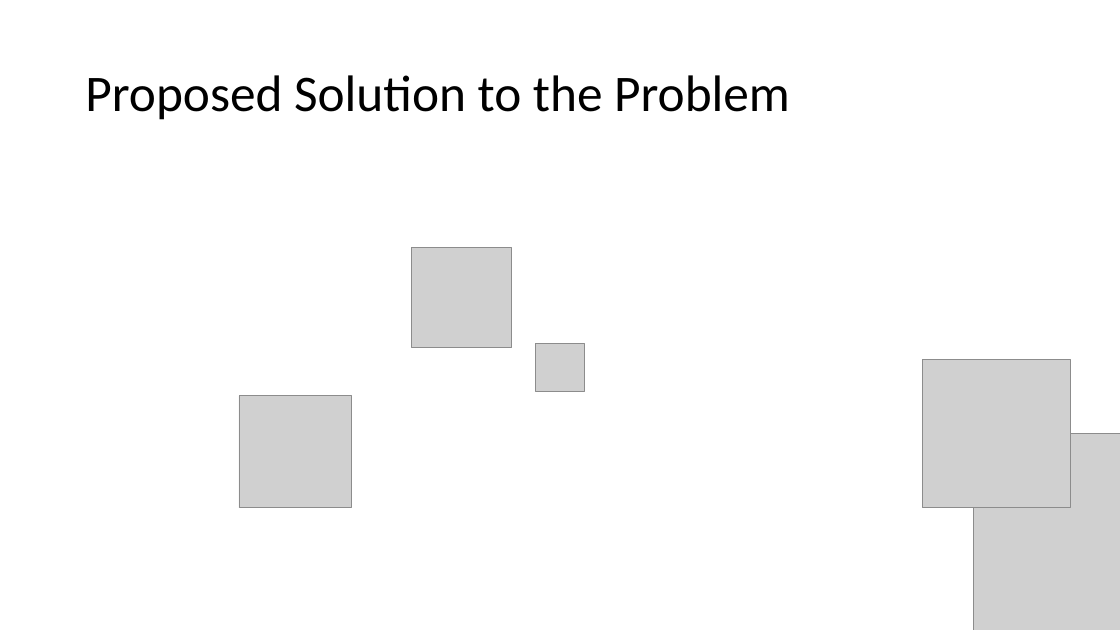
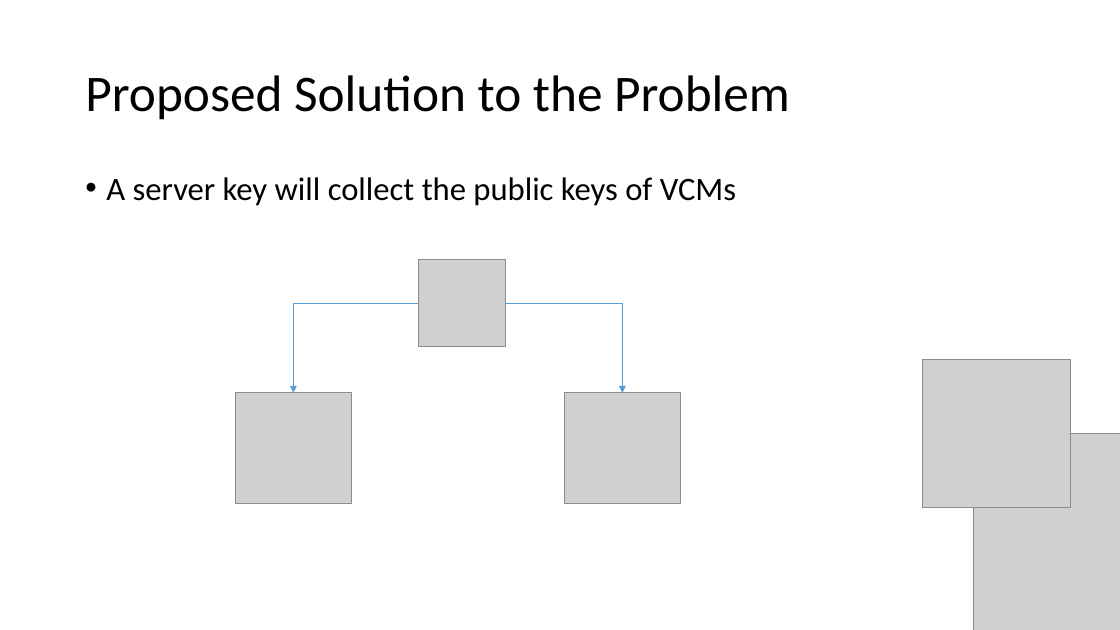
Before and after one commit to seans888/Project---Automate-Election, a slide deck: slide 15 of Documentation/Research Paper/CSPROJ Presentation.pptx (slide 16 before the commit). Drawn at 1120x630 pixels with LibreOffice and Linux fonts; fonts in the diff are those of the drawing; grey boxes stand for pictures. Boxes give left, top, right and bottom in pixels: in the first picture for what was removed or moved away, otherwise in the second. Text is boxed around its words. In the diff, an @@ line names an element or a change of style, - is before the commit and + after.

Commit message:
Added proposed system diagram in ppt

```diff
--- a/Documentation/Research Paper/CSPROJ Presentation.pptx
+++ b/Documentation/Research Paper/CSPROJ Presentation.pptx
@@ text added at [106,177,736,206], 28 pt, text #000000 @@
+• A server key will collect the public keys of VCMs
@@ picture: place and size @@
-picture at [412,248,512,348]
+picture at [418,260,506,347]
@@ elbow arrow added from (418, 303) to (293, 393), #5B9BD5 0.5 pt @@
@@ elbow arrow added from (506, 303) to (623, 393), #5B9BD5 0.5 pt @@
@@ picture removed at [536,344,584,392] @@
@@ picture: place and size @@
-picture at [239,396,351,507]
+picture at [235,393,351,504]
@@ picture added at [565,393,681,504] @@
```
Also in this commit, not shown: 2 slides added, 1 slide removed.
